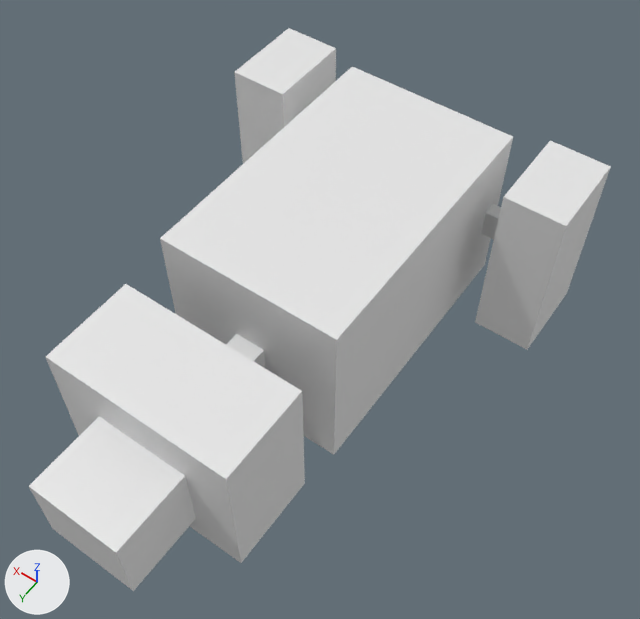
A saved change to the FBX model Assets/Models/robot_saw.fbx.
Both versions are drawn from a 50 mm camera at (-130.0, 263.0, 266.0) aimed at (-10.0, 96.0, 2.0). Arrows for +X, +Y and +Z are at lower left; the lights stay in place.

Script lines for the objects in view, before the commit:
```python
me_cube = bpy.data.meshes.new('cube')
me_cube.from_pydata(...)  # a box spanning x -37.5..37.5, y 6.2..125.0, z -37.5..37.5
me_cube_1 = bpy.data.meshes.new('cube_1')
me_cube_1.from_pydata(...)  # a box spanning x 50.0..75.0, y 0.0..37.5, z -37.5..37.5
me_cube_2 = bpy.data.meshes.new('cube_2')
me_cube_2.from_pydata(...)  # a box spanning x -75.0..-50.0, y 0.0..37.5, z -37.5..37.5
me_cube_3 = bpy.data.meshes.new('cube_3')
me_cube_3.from_pydata(...)  # a box spanning x -50.0..50.0, y 12.5..18.8, z -6.2..6.2
me_cube_4 = bpy.data.meshes.new('cube_4')
me_cube_4.from_pydata(...)  # a box spanning x -18.8..18.8, y 181.2..212.5, z -18.8..12.5
me_cube_5 = bpy.data.meshes.new('cube_5')
me_cube_5.from_pydata(...)  # a box spanning x -37.5..37.5, y 143.8..181.2, z -31.2..31.2
me_cube_6 = bpy.data.meshes.new('cube_6')
me_cube_6.from_pydata(...)  # a box spanning x -6.2..6.2, y 125.0..143.8, z -6.2..6.2
ob_cube = bpy.data.objects.new('cube', me_cube)
ob_cube.location = (0.0, 0.0, 0.0)
ob_cube_1 = bpy.data.objects.new('cube_1', me_cube_1)
ob_cube_1.location = (0.0, 0.0, 0.0)
ob_cube_2 = bpy.data.objects.new('cube_2', me_cube_2)
ob_cube_2.location = (0.0, 0.0, 0.0)
ob_cube_3 = bpy.data.objects.new('cube_3', me_cube_3)
ob_cube_3.location = (0.0, 0.0, 0.0)
ob_cube_4 = bpy.data.objects.new('cube_4', me_cube_4)
ob_cube_4.location = (0.0, 0.0, 0.0)
ob_cube_5 = bpy.data.objects.new('cube_5', me_cube_5)
ob_cube_5.location = (0.0, 0.0, 0.0)
ob_cube_6 = bpy.data.objects.new('cube_6', me_cube_6)
ob_cube_6.location = (0.0, 0.0, 0.0)
```
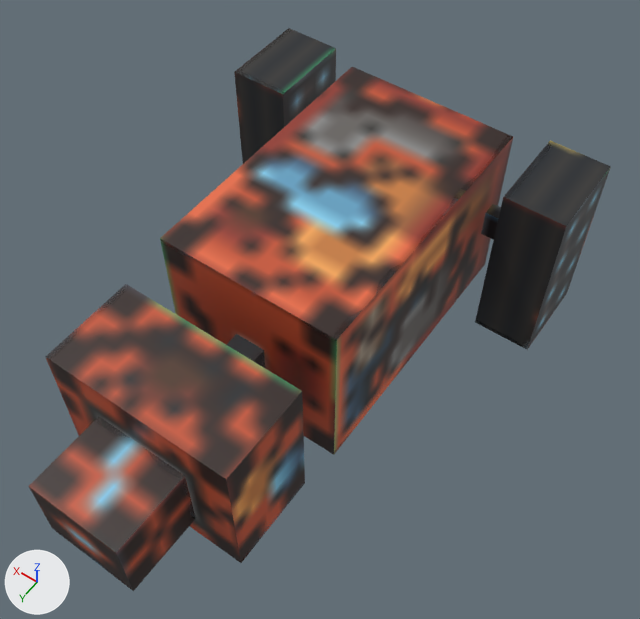
The change, as a diff of the scene's bpy script:
```diff
--- a/Assets/Models/robot_saw.fbx.py
+++ b/Assets/Models/robot_saw.fbx.py
@@ img_robotsawtexture @@
+img_robotsawtexture = load_image('RobotSawTexture', '_unpacked/RobotSawTexture', 64, 64, 'sRGB')
@@ mat_robotsawtexture @@
+mat_robotsawtexture = principled_material('RobotSawTexture')
+mat_robotsawtexture.texture = img_robotsawtexture  # with its transparency
@@ me_cube_1 @@
 me_cube_1.from_pydata(...)  # 8 vertices, 6 faces; spans x 50.0..75.0, y 0.0..37.5, z -37.5..37.5
+me_cube_1.materials.append(mat_robotsawtexture)  # picture img_robotsawtexture
@@ me_cube @@
 me_cube.from_pydata(...)  # 8 vertices, 6 faces; spans x -37.5..37.5, y 6.2..125.0, z -37.5..37.5
 # used by ob_cube; location = (0.0, 0.0, 0.0)
+# me_cube part 4: texture (UV) coordinates of 6 of 6 faces, centred in x -37.5..37.5, y 6.2..125.0, z -37.5..37.5, changed; they spanned u 0.0..0.75, v 0.0..1.0 and now span u 0.0..0.56, v 0.41..1.0
+me_cube.materials.append(mat_robotsawtexture)  # picture img_robotsawtexture
@@ me_cube_4 @@
 me_cube_4.from_pydata(...)  # 8 vertices, 6 faces; spans x -18.8..18.8, y 181.2..212.5, z -18.8..12.5
 # used by ob_cube_4; location = (0.0, 0.0, 0.0)
+# me_cube_4 part 3: texture (UV) coordinates of 6 of 6 faces, centred in x -18.8..18.8, y 181.2..212.5, z -18.8..12.5, changed; they spanned u 0.0..0.38, v 0.69..1.0 and now span u 0.0..0.81, v 0.2..0.44
+me_cube_4.materials.append(mat_robotsawtexture)  # picture img_robotsawtexture
@@ me_cube_6 @@
 me_cube_6.from_pydata(...)  # 8 vertices, 6 faces; spans x -6.2..6.2, y 125.0..143.8, z -6.2..6.2
+me_cube_6.materials.append(mat_robotsawtexture)  # picture img_robotsawtexture
@@ me_cube_2 @@
 me_cube_2.from_pydata(...)  # 8 vertices, 6 faces; spans x -75.0..-50.0, y 0.0..37.5, z -37.5..37.5
 # used by ob_cube_2; location = (0.0, 0.0, 0.0)
+# me_cube_2 part 1: texture (UV) coordinates of 6 of 6 faces, centred in x -75.0..-50.0, y 0.0..37.5, z -37.5..37.5, changed; they spanned u 0.0..0.75, v 0.25..1.0 and now span u 0.28..0.81, v 0.16..0.91
+me_cube_2.materials.append(mat_robotsawtexture)  # picture img_robotsawtexture
@@ me_cube_3 @@
 me_cube_3.from_pydata(...)  # 8 vertices, 6 faces; spans x -50.0..50.0, y 12.5..18.8, z -6.2..6.2
+me_cube_3.materials.append(mat_robotsawtexture)  # picture img_robotsawtexture
@@ me_cube_5 @@
 me_cube_5.from_pydata(...)  # 8 vertices, 6 faces; spans x -37.5..37.5, y 143.8..181.2, z -31.2..31.2
 # used by ob_cube_5; location = (0.0, 0.0, 0.0)
+# me_cube_5 part 2: texture (UV) coordinates of 6 of 6 faces, centred in x -37.5..37.5, y 143.8..181.2, z -31.2..31.2, changed; they spanned u 0.0..0.75, v 0.38..1.0 and now span u 0.0..0.75, v 0.31..0.62
+me_cube_5.materials.append(mat_robotsawtexture)  # picture img_robotsawtexture
```

Location of each change, (x1, y1, x2, y2) in pixels of the pictures (640 x 619 px):
'cube', recoloured, surface changed (white to brown)
    both: (160, 67, 513, 455)
'cube_5', recoloured, surface changed (white to brown)
    both: (46, 284, 305, 563)
'cube_4', recoloured, surface changed
    both: (29, 417, 196, 591)
'cube_2', recoloured, surface changed (white to black)
    both: (475, 141, 611, 350)
'cube_1', recoloured (white to black)
    both: (234, 28, 336, 164)
'cube_6', recoloured (white to black)
    both: (226, 334, 265, 368)
'cube_3', recoloured (grey to black)
    both: (481, 204, 501, 240)
